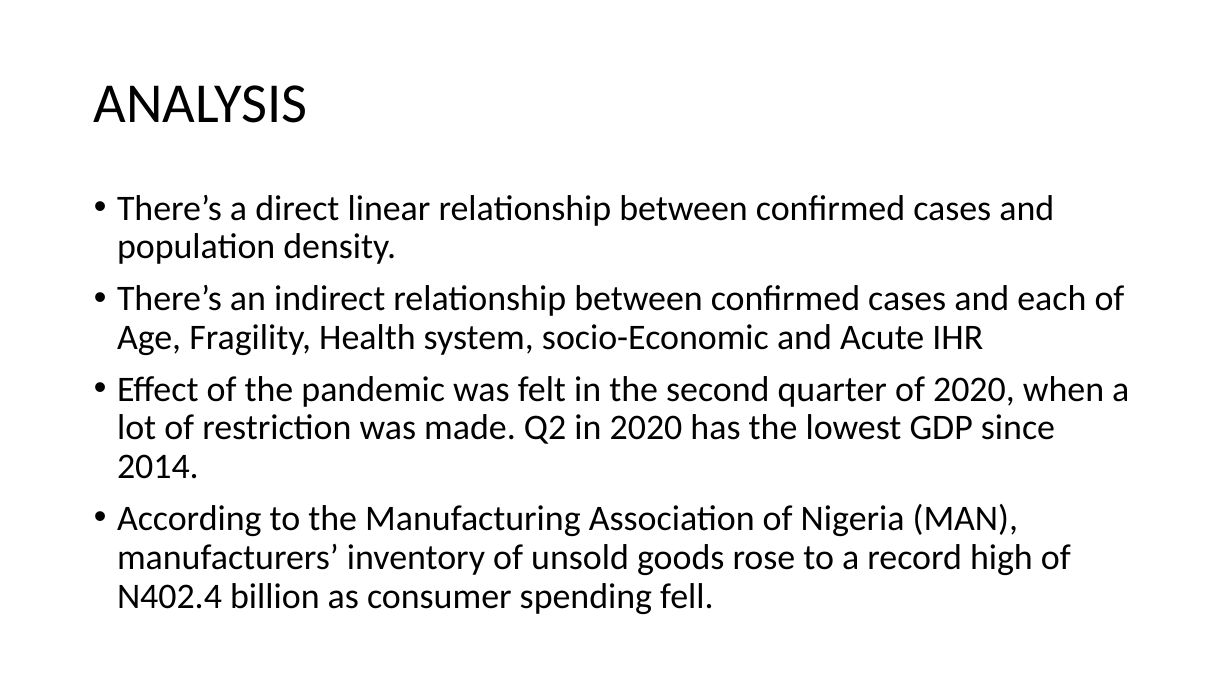
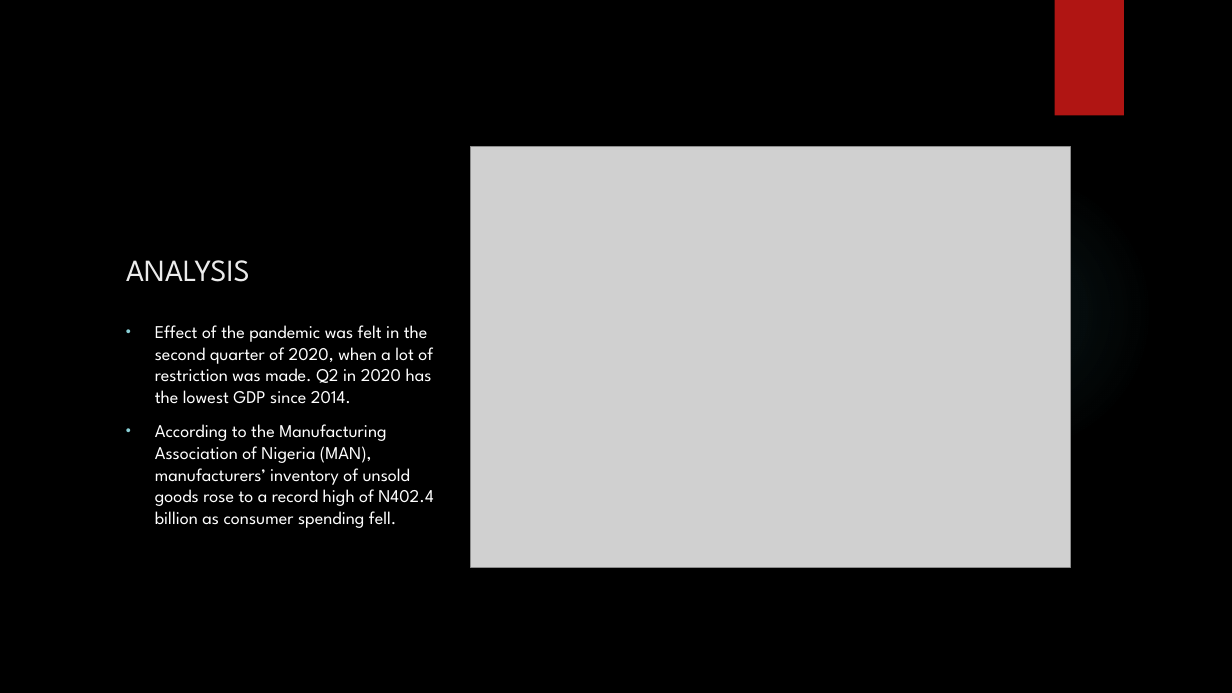
Before and after one commit to muhahahmad68/Nigeria-COVID-19-Data-Analysis-Using-Python, a slide deck: slide 9 of NIGERIA COVID-19 ANALYSIS.pptx (slide 6 before the commit). Drawn at 1232x693 pixels with LibreOffice and Linux fonts; fonts in the diff are those of the drawing; grey boxes stand for pictures; background and template pictures are left out. Boxes give left, top, right and bottom in pixels: in the first picture for what was removed or moved away, otherwise in the second. Text is boxed around its words. In the diff, an @@ line names an element or a change of style, - is before the commit and + after.

```diff
--- a/NIGERIA COVID-19 ANALYSIS.pptx
+++ b/NIGERIA COVID-19 ANALYSIS.pptx
@@ background #FFFFFF to picture (left out) @@
@@ rectangle added at (1055,0,1124,116), fill #B01513 @@
@@ title "ANALYSIS": place and size @@
-title "ANALYSIS" at (94,85,308,123)
+title "ANALYSIS" at (126,260,250,282)
@@ title "ANALYSIS" at (126,260,250,282): size 44 to 24 pt, font Calibri to League Spartan, text colour #000000 to #EBEBEB; line spacing 0.9 to 1; vertical alignment middle to bottom @@
@@ picture added at (471,146,1071,567) @@
@@ ellipse added at (870,169,1154,454), fill gradient #50B9C1 @@
@@ text at (117,195,1125,355): paragraphs removed @@
-• There’s a direct linear relationship between confirmed cases and population density.
-• There’s an indirect relationship between confirmed cases and each of Age, Fragility, Health system, socio-Economic and Acute IHR
@@ text "Effect of the pandemic was ...": place and size @@
-text "Effect of the pandemic was ..." at (117,195,1129,614)
+text "Effect of the pandemic was ..." at (155,325,433,528)
@@ text "Effect of the pandemic was ..." at (155,325,433,528): size 28 to 14 pt, font Calibri to League Spartan, text colour #000000 to #FFFFFF; indent changed; line spacing 0.9 to 1 @@
```
Also in this commit, not shown: 6 other slides changed, 5 slides added, 1 slide removed, 2 other files.
